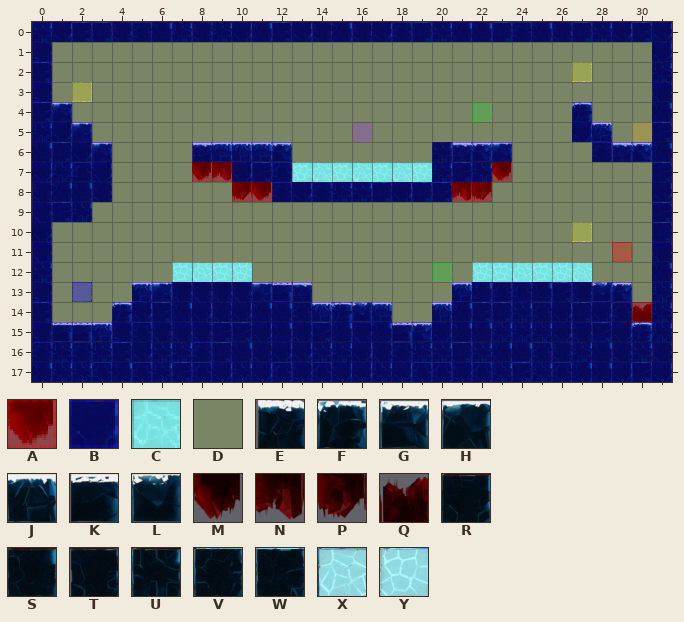
Tiled map: Spellington/src/res/map/mapPlains31.tmx. That is the earlier state.
Cells are 50x50 px. Shown: x 0..31, y 0..17.
Key: from "collisionTile": A 0, B 3, C 6, D 11; from "frozenPlainsTile": E 0, F 1, G 2, H 3, J 4, K 5, L 6, M 30 turned 180, N 31 turned 180, P 32 turned 180, Q 33, R 40, S 41, T 42, U 43, V 44, W 45, X 46, Y 47.
_ is an empty cell.
Layers that did not change in this view are not listed.
Layer "terrain" before, first column x 0:
 0 URWWTVSUTURSWRTSTRVWUSSWVSTWURWR
 1 T______________________________R
 2 W______________________________U
 3 T______________________________T
 4 WH_________________________F___S
 5 URH________________________RJ__W
 6 SWRH____EJJJG_______UEGH____VEGS
 7 RUVR____MNRWVYXYXYXYUWUM_______W
 8 TSST______PMVRVUUWRWWNP________R
 9 TWU____________________________W
10 R______________________________W
11 T______________________________T
12 U______YXYY___________YYXYYX___S
13 T____JHTTTTHKE_______JSVVSWTLG_U
14 W___FRWSRTRSSVJFLJ__JSWWUVRWRVQU
15 TKKJTVTTTWWRSTWSTSKGRSSUUURTWRFU
16 VUVUWRUUVWSTRRUURTVUUWUSSVTUSTUT
17 SUUVSVUWVRURVTVRRURVVTVUWUVSSRWR
Layer "collision" before, first column x 0:
 0 BBBBBBBBBBBBBBBBBBBBBBBBBBBBBBBB
 1 BDDDDDDDDDDDDDDDDDDDDDDDDDDDDDDB
 2 BDDDDDDDDDDDDDDDDDDDDDDDDDDDDDDB
 3 BDDDDDDDDDDDDDDDDDDDDDDDDDDDDDDB
 4 BBDDDDDDDDDDDDDDDDDDDDDDDDDBDDDB
 5 BBBDDDDDDDDDDDDDDDDDDDDDDDDBBDDB
 6 BBBBDDDDBBBBBDDDDDDDBBBBDDDDBBBB
 7 BBBBDDDDAABBBCCCCCCCBBBADDDDDDDB
 8 BBBBDDDDDDAABBBBBBBBBAADDDDDDDDB
 9 BBBDDDDDDDDDDDDDDDDDDDDDDDDDDDDB
10 BDDDDDDDDDDDDDDDDDDDDDDDDDDDDDDB
11 BDDDDDDDDDDDDDDDDDDDDDDDDDDDDDDB
12 BDDDDDDCCCCDDDDDDDDDDDCCCCCCDDDB
13 BDDDDBBBBBBBBBDDDDDDDBBBBBBBBBDB
14 BDDDBBBBBBBBBBBBBBDDBBBBBBBBBBAB
15 BBBBBBBBBBBBBBBBBBBBBBBBBBBBBBBB
16 BBBBBBBBBBBBBBBBBBBBBBBBBBBBBBBB
17 BBBBBBBBBBBBBBBBBBBBBBBBBBBBBBBB
After the commit:
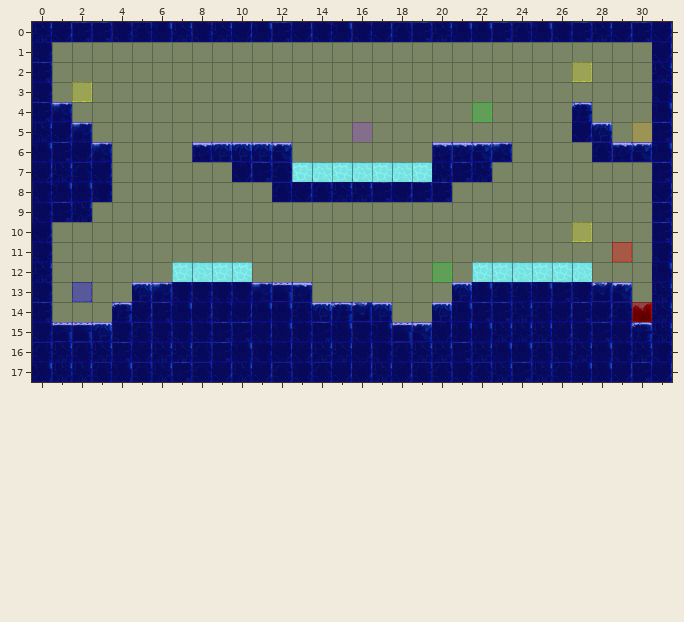
See-through tiles are keyed as they look on the map.
Change:
Layer "terrain":
y 6: x 20 U -> E
y 7: x 8..9 MN -> __; x 23 M -> _
y 8: x 10..11 PM -> __; x 21..22 NP -> __
Layer "collision":
y 7: x 8..9 AA -> DD; x 23 A -> D
y 8: x 10..11 AA -> DD; x 21..22 AA -> DD
Where, in picture pixels (left, top, right, bottom), the same in both pictures:
changed: (432, 142, 452, 162)
changed: (192, 162, 272, 202)
changed: (452, 162, 512, 202)
